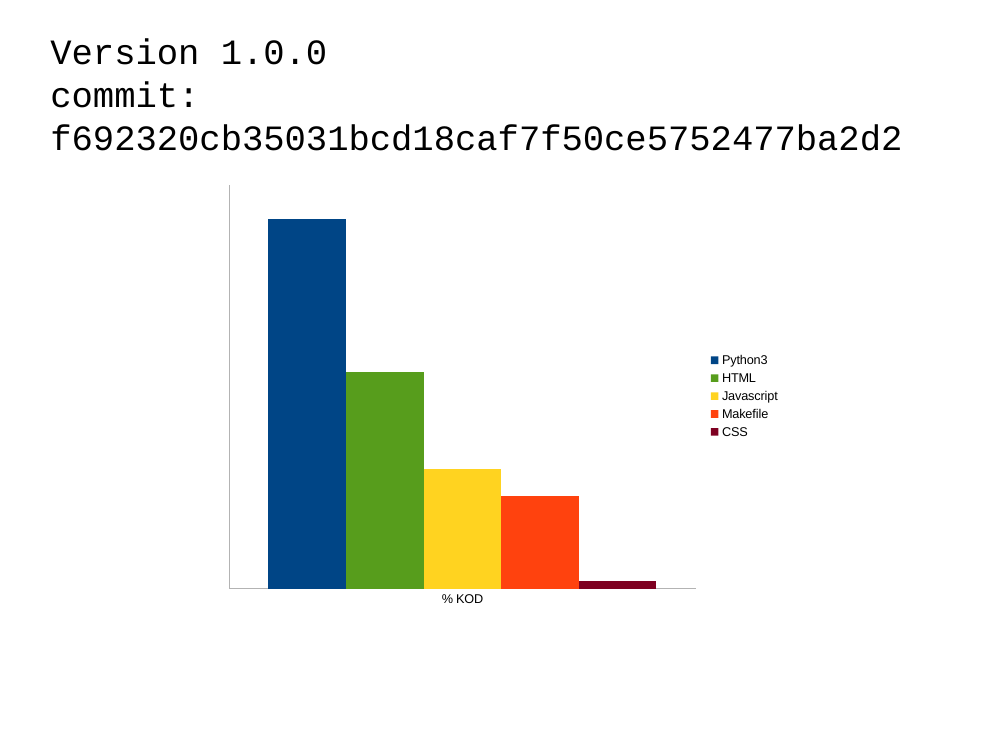
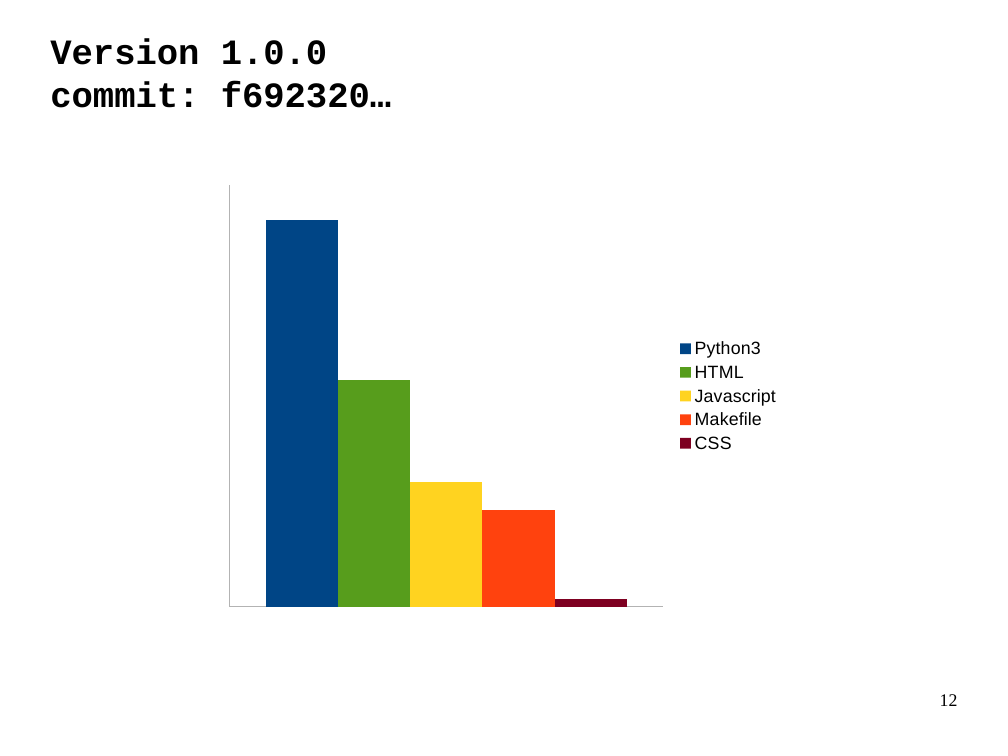
Before and after one commit to erlaan/git2web, a slide deck: slide 12 of log/presentation.odp (slide 11 before the commit). Drawn at 1008x756 pixels with LibreOffice and Linux fonts; fonts in the diff are those of the drawing. Boxes give left, top, right and bottom in pixels: in the first picture for what was removed or moved away, otherwise in the second. Text is boxed around its words. In the diff, an @@ line names an element or a change of style, - is before the commit and + after.

```diff
--- a/log/presentation.odp
+++ b/log/presentation.odp
@@ title at (x1=50, y1=39, x2=391, y2=108): text changed; bold on @@
-Version 1.0.0
-commit:
-f692320cb35031bcd18caf7f50ce5752477ba2d2
+Version 1.0.0
+commit: f692320…
@@ column chart at (x1=219, y1=177, x2=790, y2=615) @@
-categories: % KOD
+categories: 1
@@ legend changed @@
@@ category axis changed @@
@@ page number added at (x1=940, y1=694, x2=958, y2=706), 14 pt, text #000000 @@
+12
```
Also in this commit, not shown: 15 other slides changed, 1 slide added.
